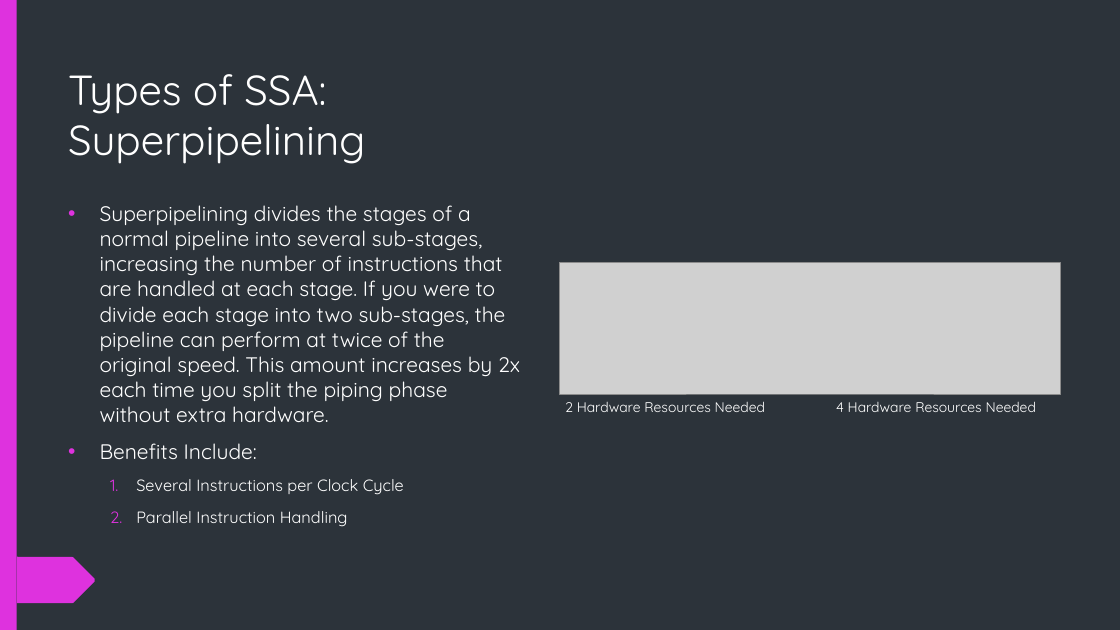
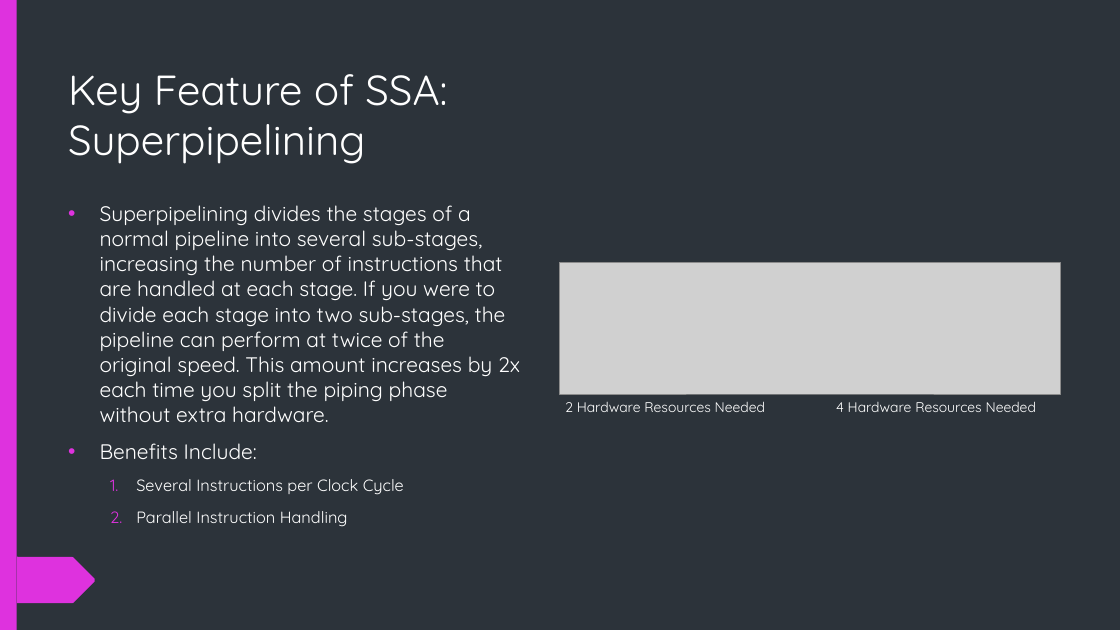
Before and after one commit to BlenderCN-Org/University-Assignments, a slide deck: slide 4 of CS3340 - Computer Architecture/hw5/mgm160130.pptx. Drawn at 1120x630 pixels with LibreOffice and Linux fonts; fonts in the diff are those of the drawing; grey boxes stand for pictures. Boxes give left, top, right and bottom in pixels: in the first picture for what was removed or moved away, otherwise in the second. Text is boxed around its words. In the diff, an @@ line names an element or a change of style, - is before the commit and + after.

```diff
--- a/CS3340 - Computer Architecture/hw5/mgm160130.pptx
+++ b/CS3340 - Computer Architecture/hw5/mgm160130.pptx
@@ title at (68,74,447,164): text changed @@
-Types of SSA: Superpipelining
+Key Feature of SSA: Superpipelining
```
Also in this commit, not shown: 3 other slides changed, 5 slides added, 1 slide removed, 1 other file.
